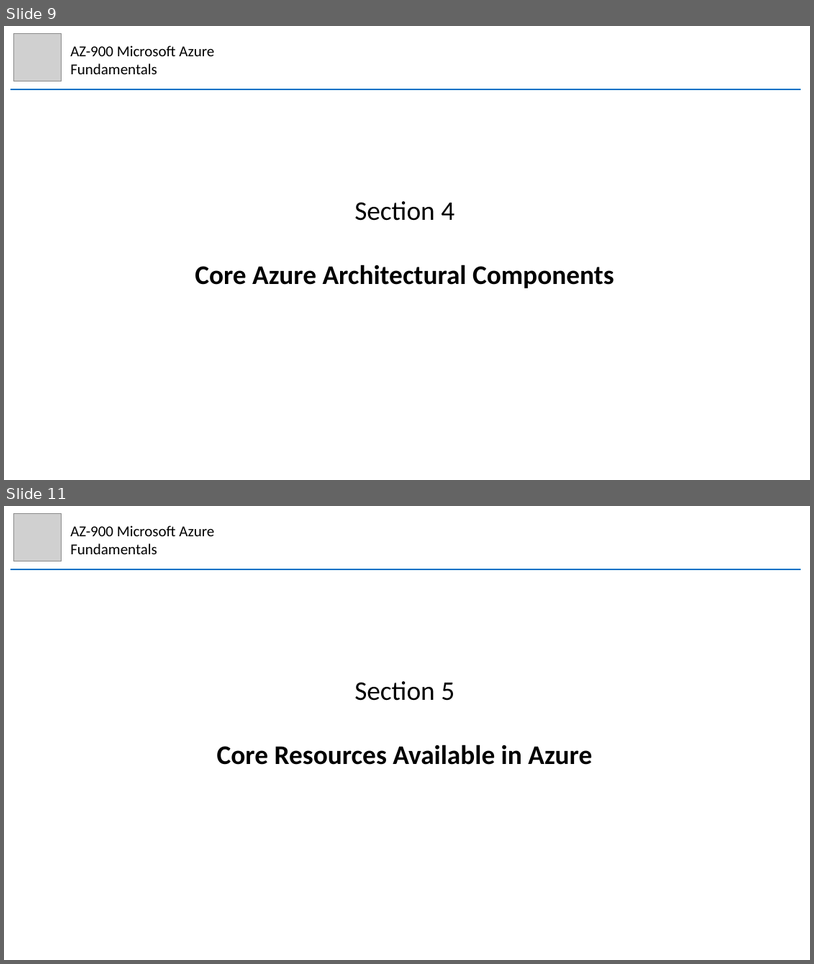
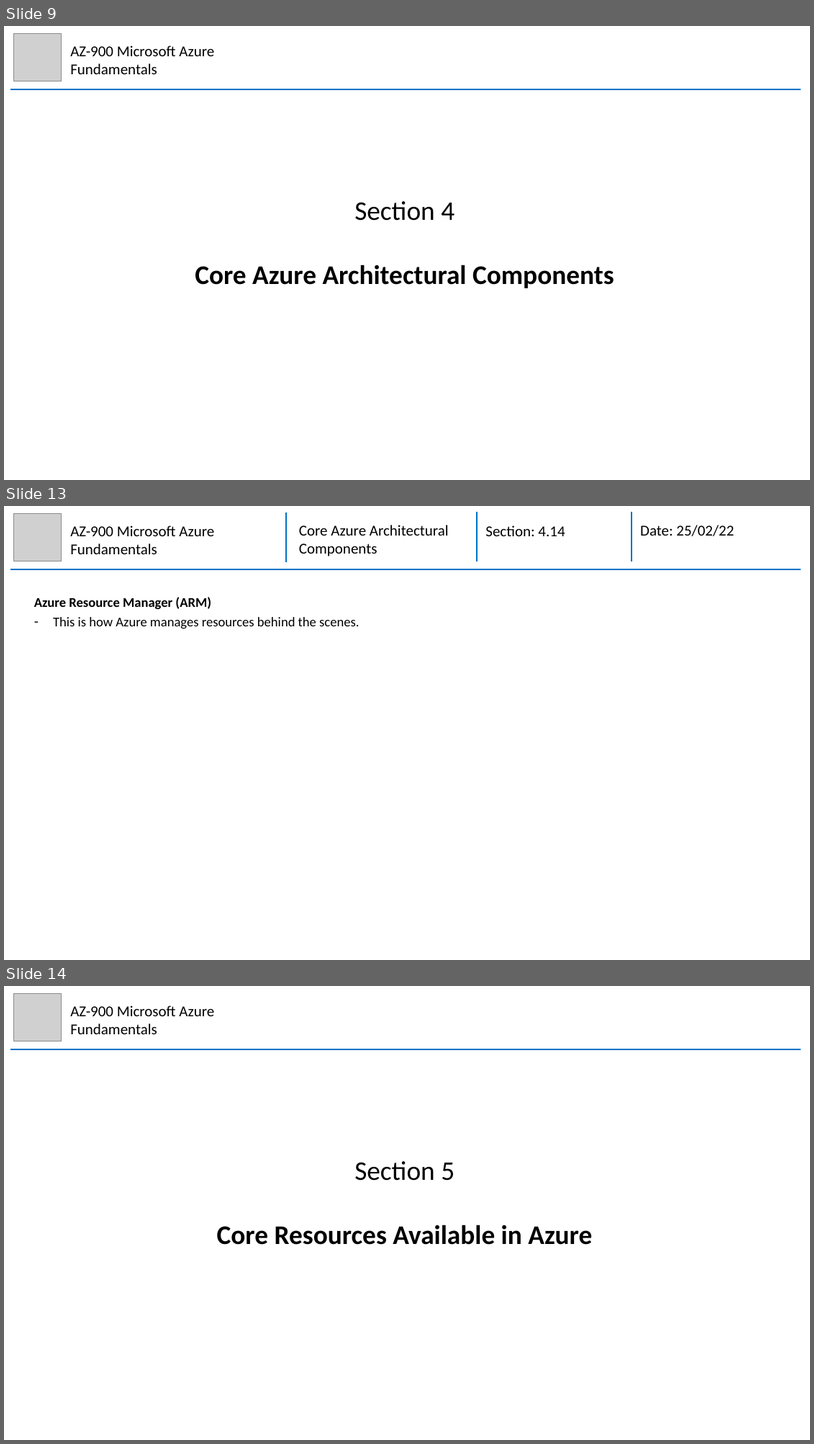
Before and after one commit to mhaythornthwaite/Testing_ML_Algorithms, a slide deck: Azure_AZ-900_Fundamentals/MJH_AZ-900_Azure_Fundamentals_Notes.pptx. Shown one above the other, each under a label of ours: slides 9 and 11 before the commit, slides 9, 13 and 14 after it; the slides between them are not shown. The pictures are 814x964 and 814x1444 pixels, drawn with LibreOffice and Linux fonts; fonts in the diff are those of the drawing; grey boxes stand for pictures. Boxes give left, top, right and bottom in pixels: in the first picture for what was removed or moved away, otherwise in the second. Text is boxed around its words. In the diff, an @@ line names an element or a change of style, - is before the commit and + after.

Commit message:
Azure AZ-900 Section 4, 5, 6

```diff
--- a/Azure_AZ-900_Fundamentals/MJH_AZ-900_Azure_Fundamentals_Notes.pptx
+++ b/Azure_AZ-900_Fundamentals/MJH_AZ-900_Azure_Fundamentals_Notes.pptx
@@ slide 13 added at (4, 506, 810, 960), background #FFFFFF @@
@@ picture added at (13, 513, 62, 561) @@
@@ text added at (70, 525, 214, 554), 18 pt, text #000000 @@
+AZ-900 Microsoft Azure Fundamentals
@@ group added at (10, 512, 801, 569): 4 lines, 3 texts @@
+Core Azure Architectural Components
+Section: 4.14
+Date: 25/02/22
@@ text added at (34, 597, 359, 629), 16 pt, text #000000 @@
+Azure Resource Manager (ARM)
+– This is how Azure manages resources behind the scenes.
@@ what was slide 11 is now slide 14 @@
```
Also in this commit, not shown: 1 slide changed, 13 other slides added.
